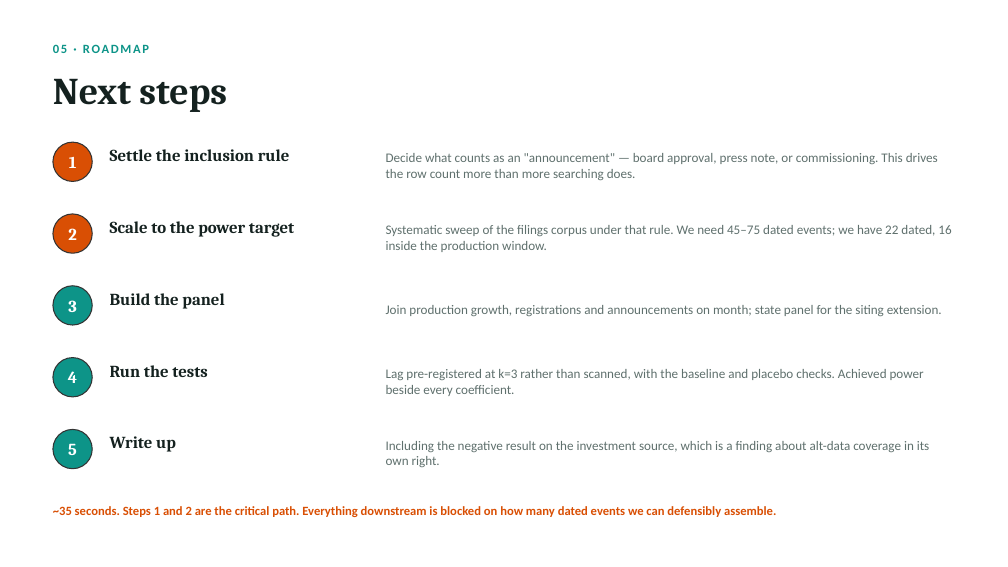
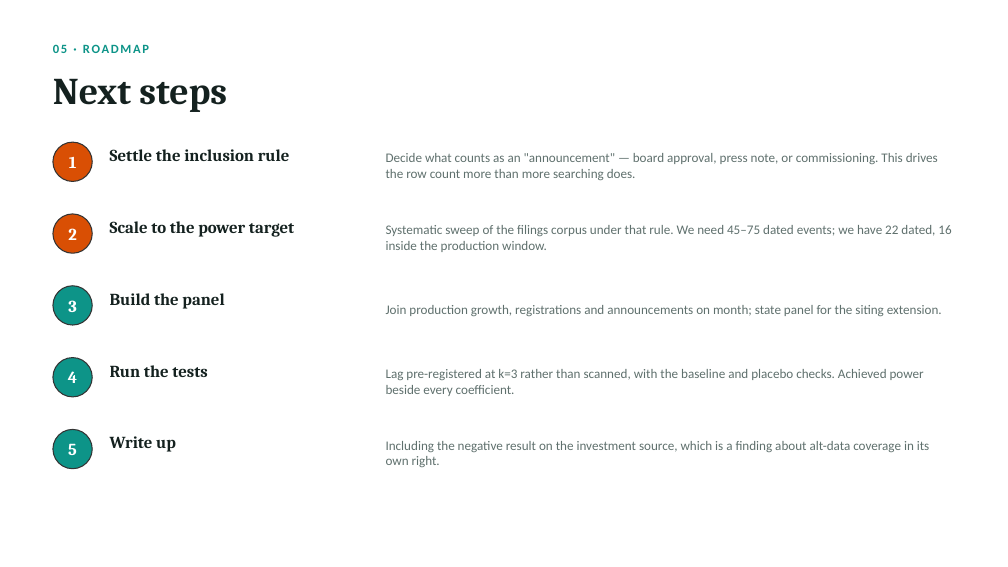
Before and after one commit to haydn-s/thurro-term-project, a slide deck: slide 6 of presentations/ev-investment-update.pptx. Drawn at 1008x567 pixels with LibreOffice and Linux fonts; fonts in the diff are those of the drawing. Boxes give left, top, right and bottom in pixels: in the first picture for what was removed or moved away, otherwise in the second. Text is boxed around its words. In the diff, an @@ line names an element or a change of style, - is before the commit and + after.

```diff
--- a/presentations/ev-investment-update.pptx
+++ b/presentations/ev-investment-update.pptx
@@ text removed at (x1=53, y1=506, x2=776, y2=517) @@
-~35 seconds. Steps 1 and 2 are the critical path. Everything downstream is blocked on how many dated events we can defensibly assemble.
```
Also in this commit, not shown: 3 other slides changed, 1 other file.
